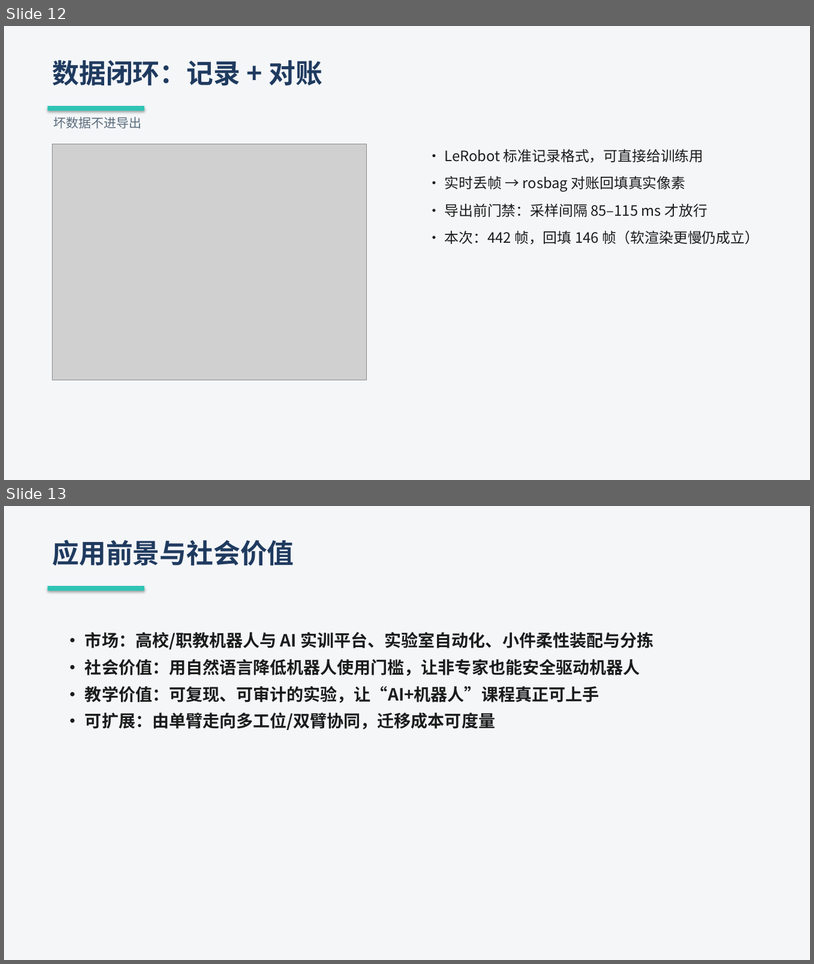
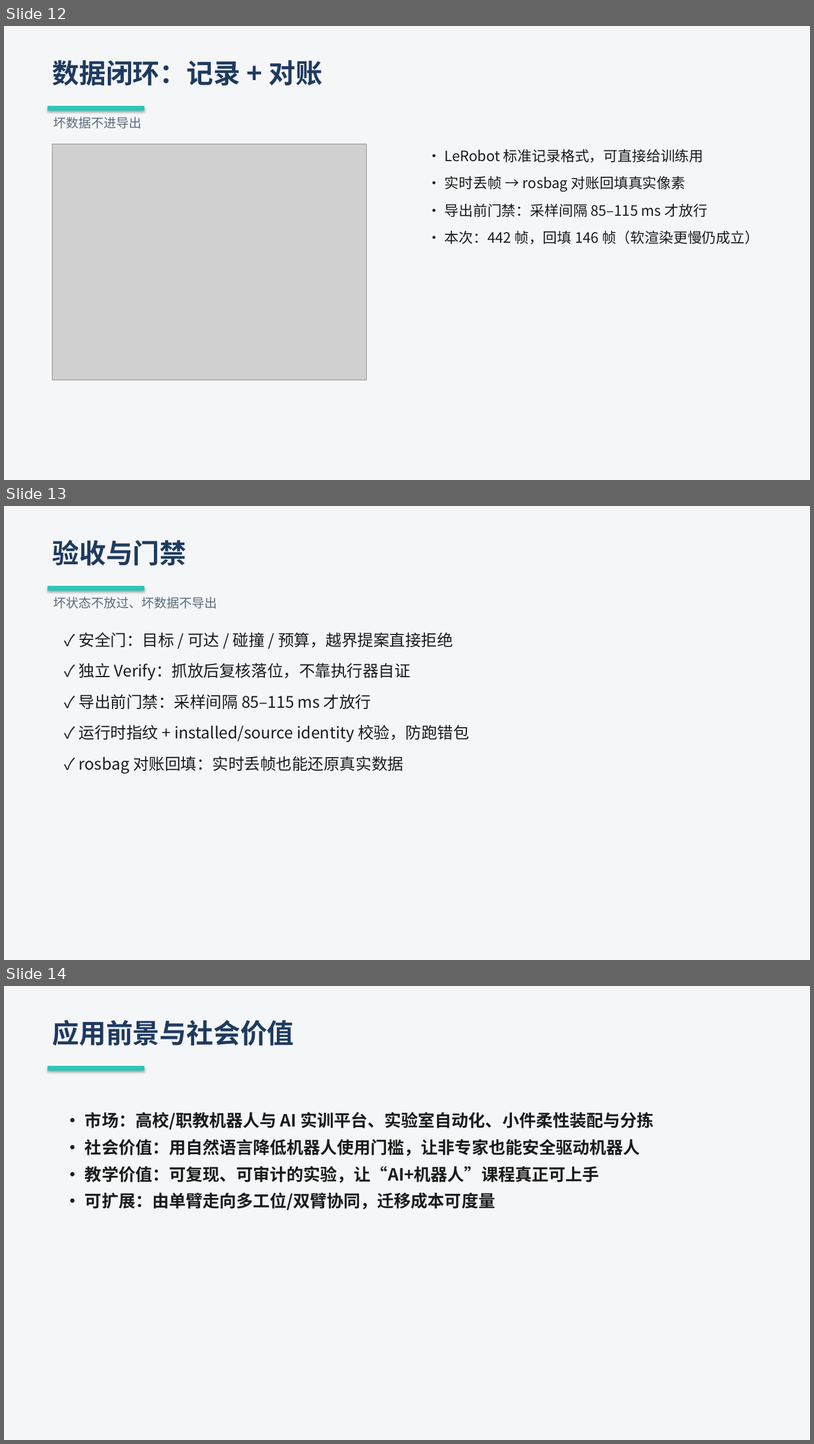
Before and after one commit to Yenefa/flexcell, a slide deck: competition/iyaic-2026/SUBMISSION/创意组_AgenticFlex_展示PPT.pptx. Shown one above the other, each under a label of ours: slides 12 and 13 before the commit, slides 12, 13 and 14 after it. The pictures are 814x964 and 814x1444 pixels, drawn with LibreOffice and Linux fonts; fonts in the diff are those of the drawing; grey boxes stand for pictures. Boxes give left, top, right and bottom in pixels: in the first picture for what was removed or moved away, otherwise in the second. Text is boxed around its words. In the diff, an @@ line names an element or a change of style, - is before the commit and + after.

```diff
--- a/competition/iyaic-2026/SUBMISSION/创意组_AgenticFlex_展示PPT.pptx
+++ b/competition/iyaic-2026/SUBMISSION/创意组_AgenticFlex_展示PPT.pptx
@@ slide 13 added at box(4, 506, 810, 960), background #FFFFFF @@
@@ rectangle added at box(4, 506, 810, 960), fill #F4F6F8 @@
@@ text added at box(52, 540, 186, 565), 32 pt, text #1F3A5F, bold @@
+验收与门禁
@@ rectangle added at box(48, 586, 144, 591), fill #2EC4B6 @@
@@ text added at box(53, 597, 217, 609), 15 pt, text #5A6B7B @@
+坏状态不放过、坏数据不导出
@@ text added at box(79, 632, 470, 774), 19 pt, text #1B1B1B @@
+✓ 安全门：目标 / 可达 / 碰撞 / 预算，越界提案直接拒绝
+✓ 独立 Verify：抓放后复核落位，不靠执行器自证
+✓ 导出前门禁：采样间隔 85–115 ms 才放行
+✓ 运行时指纹 + installed/source identity 校验，防跑错包
+✓ rosbag 对账回填：实时丢帧也能还原真实数据
@@ what was slide 13 is now slide 14 @@
```
Also in this commit, not shown: 1 slide changed, 2 other files.
